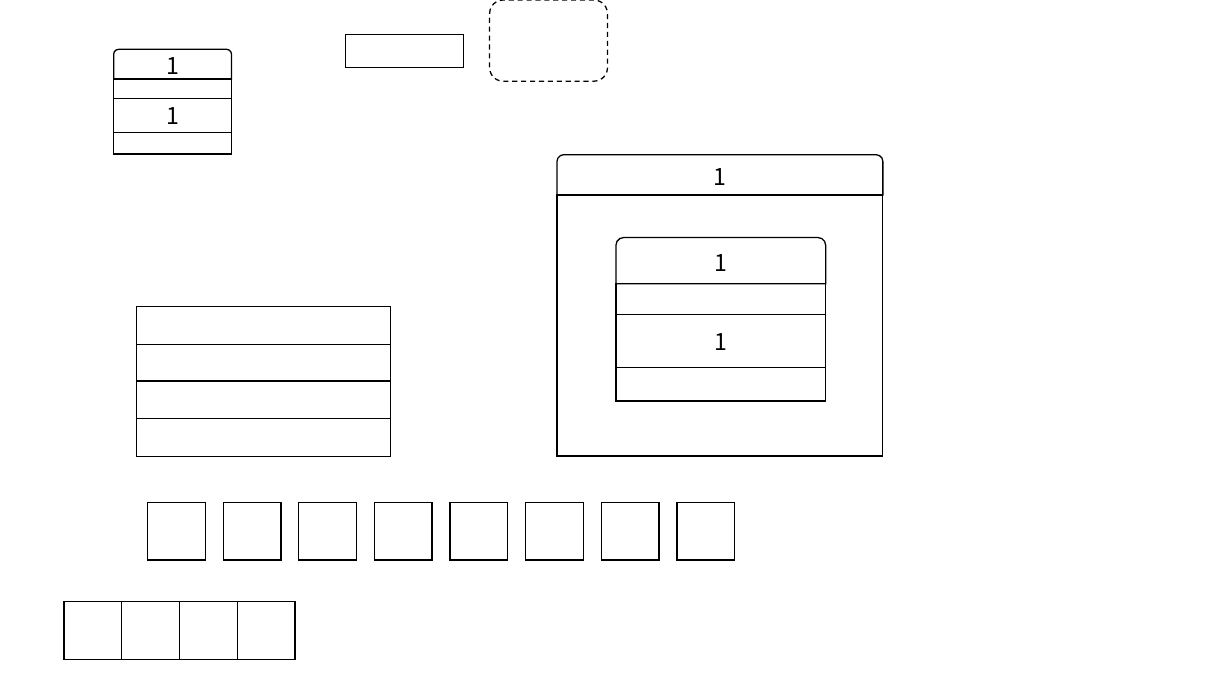
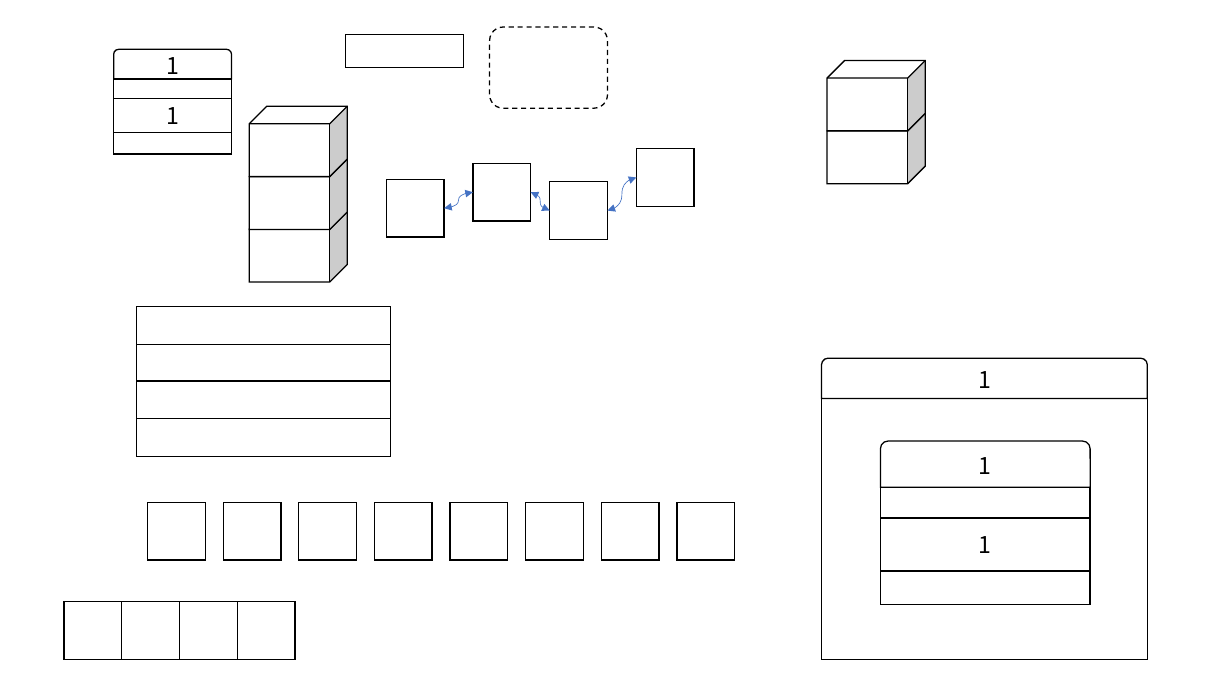
Before and after one commit to libinyl/lcore, a slide deck: slide 1 of 文件系统.pptx. Drawn at 1232x693 pixels with LibreOffice and Linux fonts; fonts in the diff are those of the drawing. Boxes give left, top, right and bottom in pixels: in the first picture for what was removed or moved away, otherwise in the second. Text is boxed around its words. In the diff, an @@ line names an element or a change of style, - is before the commit and + after.

```diff
--- a/文件系统.pptx
+++ b/文件系统.pptx
@@ rounded rectangle: place and size @@
-rounded rectangle at <box>490,0,608,81</box>
+rounded rectangle at <box>490,27,608,108</box>
@@ cube added at <box>827,61,925,131</box>, fill #FFFFFF, outline #000000 1 pt @@
@@ cube added at <box>250,106,348,177</box>, fill #FFFFFF, outline #000000 1 pt @@
@@ cube added at <box>827,114,925,184</box>, fill #FFFFFF, outline #000000 1 pt @@
@@ group added at <box>386,149,694,239</box>: 4 rectangles @@
@@ cube added at <box>250,159,348,229</box>, fill #FFFFFF, outline #000000 1 pt @@
@@ curved double arrow added from (607, 211) to (637, 177), #4472C4 0.5 pt @@
@@ curved double arrow added from (445, 208) to (473, 192), #4472C4 0.5 pt @@
@@ curved double arrow added from (531, 192) to (550, 211), #4472C4 0.5 pt @@
@@ cube added at <box>250,212,348,282</box>, fill #FFFFFF, outline #000000 1 pt @@
@@ 3 rectangles, 2 round same rects: place and size @@
-3 rectangles, 2 round same rects at <box>557,154,884,457</box>
+3 rectangles, 2 round same rects at <box>822,359,1148,660</box>
```
Also in this commit, not shown: 2 other slides changed, 4 slides added, 1 slide removed, 11 other files.
